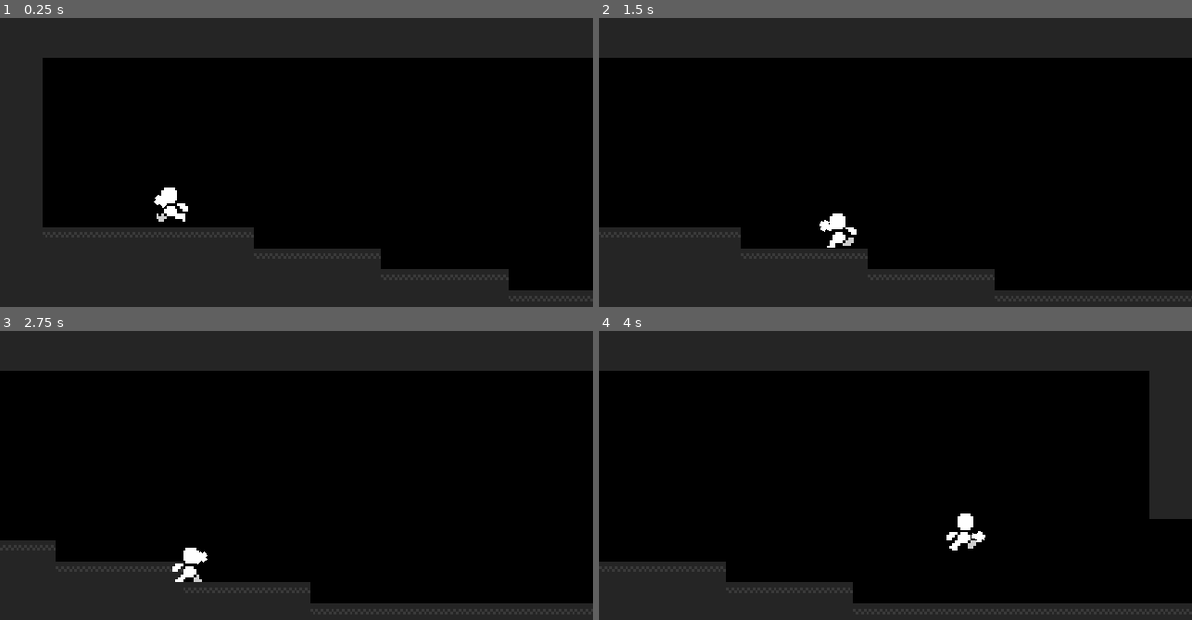
Above: before the commit, frames 1-4 (two rows, left to right).
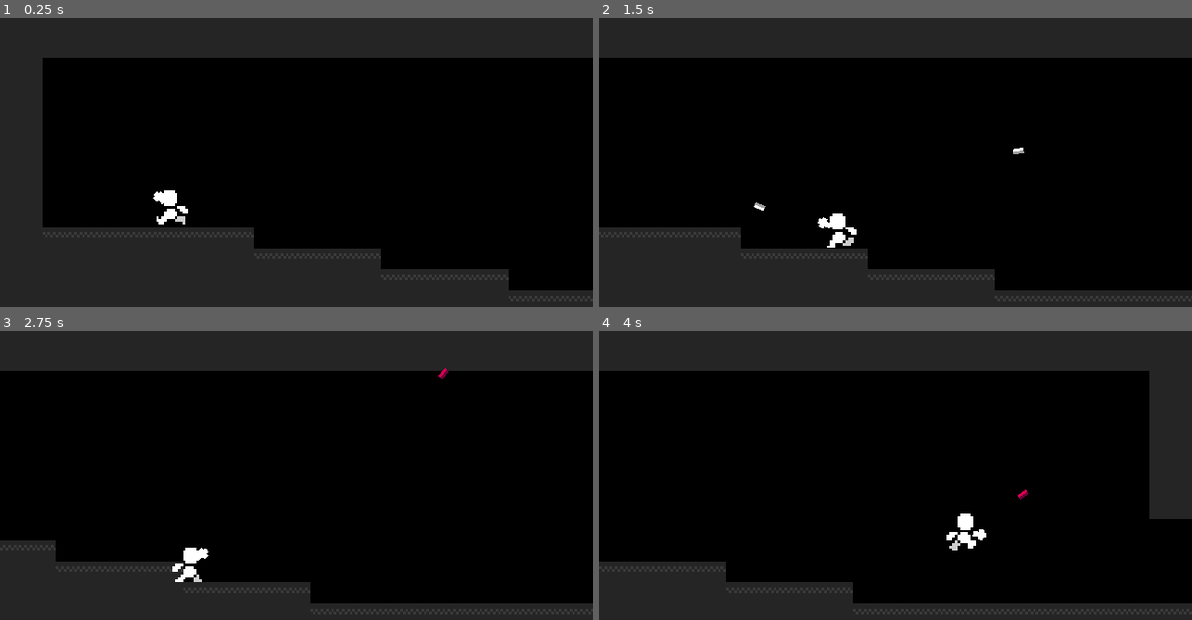
Above: after the commit, the same moments.

Repository: youssefevan/senior-project
Game: Godot game, scene res://scenes/world.tscn
The game is run twice, just before and just after one commit, with the same random seed, the same clock (stepped at 60 frames per second) and the same inputs.
Inputs (mouse positions are in pixels of both pictures, inside the frame that each line leads up to):
- Up to frame 1 (0.25 s): no input
- Up to frame 2 (1.5 s): move the mouse to (1025, 168) at 0.52 s; hold D (move_right) from 0.53 s (still down); click (1025, 168) at 0.6 s; tap W (jump) at 0.77 s; move the mouse to (776, 200) at 1.27 s; click (776, 200) at 1.35 s
- Up to frame 3 (2.75 s): tap W (jump) at 1.52 s; move the mouse to (355, 423) at 2.02 s; release D (move_right) at 2.03 s; hold A (move_left) from 2.03 s (still down); click (355, 423) at 2.1 s
- Up to frame 4 (4 s): move the mouse to (865, 565) at 2.77 s; release A (move_left) at 2.78 s; hold D (move_right) from 2.78 s (still down); click (865, 565) at 2.85 s; tap W (jump) at 3.02, 3.77 s; move the mouse to (1073, 547) at 3.52 s; click (1073, 547) at 3.6 s

The runs differ from the first frame. In frame 1, 0.3% of the frame differs, in the area x 25-32%, y 58-72%; in frame 2, 0.1%; in frame 3, less than 0.1%; in frame 4, 0.2%.
Error in both runs: Invalid get index 'y' (on base: 'Nil'). (res://scripts/player.gd:76)

Commit message:
Added shooting default projectile
*Need to make more modular

Diff:
--- a/SeniorProjectGame/project.godot
+++ b/SeniorProjectGame/project.godot
@@ -10,7 +10,6 @@
 
 _global_script_classes=[  ]
 _global_script_class_icons={
-
 }
 
 [application]
@@ -103,6 +102,11 @@
 , Object(InputEventJoypadMotion,"resource_local_to_scene":false,"resource_name":"","device":0,"axis":0,"axis_value":-1.0,"script":null)
  ]
 }
+shoot={
+"deadzone": 0.5,
+"events": [ Object(InputEventMouseButton,"resource_local_to_scene":false,"resource_name":"","device":0,"alt":false,"shift":false,"control":false,"meta":false,"command":false,"button_mask":0,"position":Vector2( 0, 0 ),"global_position":Vector2( 0, 0 ),"factor":1.0,"button_index":1,"pressed":false,"doubleclick":false,"script":null)
+ ]
+}
 
 [layer_names]
 
--- a/SeniorProjectGame/scenes/blaster.tscn
+++ /dev/null
@@ -1,3 +0,0 @@
-[gd_scene format=2]
-
-[node name="blaster" type="Node2D"]
--- a/SeniorProjectGame/scenes/default-blaster.tscn
+++ b/SeniorProjectGame/scenes/default-blaster.tscn
@@ -1,8 +1,10 @@
-[gd_scene load_steps=2 format=2]
+[gd_scene load_steps=3 format=2]
 
 [ext_resource path="res://sprites/gun1.png" type="Texture" id=1]
+[ext_resource path="res://scripts/default-blaster.gd" type="Script" id=2]
 
 [node name="default-blaster" type="Node2D"]
+script = ExtResource( 2 )
 
 [node name="sprite" type="Sprite" parent="."]
 texture = ExtResource( 1 )
--- /dev/null
+++ b/SeniorProjectGame/scenes/default-projectile.tscn
@@ -0,0 +1,40 @@
+[gd_scene load_steps=5 format=2]
+
+[ext_resource path="res://sprites/ammo1.png" type="Texture" id=1]
+[ext_resource path="res://scripts/default-projectile.gd" type="Script" id=2]
+
+[sub_resource type="Animation" id=2]
+resource_name = "flash"
+length = 0.2
+tracks/0/type = "value"
+tracks/0/path = NodePath("Sprite:frame")
+tracks/0/interp = 1
+tracks/0/loop_wrap = true
+tracks/0/imported = false
+tracks/0/enabled = true
+tracks/0/keys = {
+"times": PoolRealArray( 0, 0.1 ),
+"transitions": PoolRealArray( 1, 1 ),
+"update": 1,
+"values": [ 0, 1 ]
+}
+
+[sub_resource type="CapsuleShape2D" id=1]
+radius = 2.0
+height = 2.0
+
+[node name="default-projectile" type="Area2D"]
+collision_layer = 4
+collision_mask = 14
+script = ExtResource( 2 )
+
+[node name="animator" type="AnimationPlayer" parent="."]
+anims/flash = SubResource( 2 )
+
+[node name="Sprite" type="Sprite" parent="."]
+texture = ExtResource( 1 )
+hframes = 2
+
+[node name="collider" type="CollisionShape2D" parent="."]
+rotation = 1.5708
+shape = SubResource( 1 )
--- a/SeniorProjectGame/scenes/ground-tiles.tscn
+++ b/SeniorProjectGame/scenes/ground-tiles.tscn
@@ -41,19 +41,19 @@
 1/navigation_offset = Vector2( 0, 0 )
 1/shape_offset = Vector2( 0, 0 )
 1/shape_transform = Transform2D( 1, 0, 0, 1, 0, 0 )
-1/shape = SubResource( 5 )
+1/shape = SubResource( 2 )
 1/shape_one_way = false
 1/shape_one_way_margin = 1.0
 1/shapes = [ {
 "autotile_coord": Vector2( 0, 0 ),
 "one_way": false,
 "one_way_margin": 1.0,
-"shape": SubResource( 5 ),
+"shape": SubResource( 2 ),
 "shape_transform": Transform2D( 1, 0, 0, 1, 0, 0 )
 } ]
 1/z_index = 0
 
 [node name="ground-tiles" type="TileMap"]
 tile_set = SubResource( 3 )
-cell_size = Vector2( 16, 16 )
+cell_size = Vector2( 8, 8 )
 format = 1
--- a/SeniorProjectGame/scenes/player.tscn
+++ b/SeniorProjectGame/scenes/player.tscn
@@ -4,7 +4,7 @@
 [ext_resource path="res://scripts/player.gd" type="Script" id=2]
 [ext_resource path="res://scripts/camera.gd" type="Script" id=3]
 [ext_resource path="res://scenes/default-blaster.tscn" type="PackedScene" id=4]
-[ext_resource path="res://scenes/blaster-position.gd" type="Script" id=5]
+[ext_resource path="res://scripts/blaster-position.gd" type="Script" id=5]
 
 [sub_resource type="Animation" id=1]
 resource_name = "fall"
@@ -19,12 +19,12 @@
 "times": PoolRealArray( 0 ),
 "transitions": PoolRealArray( 1 ),
 "update": 1,
-"values": [ 9 ]
+"values": [ 5 ]
 }
 
 [sub_resource type="Animation" id=2]
 resource_name = "idle"
-length = 0.8
+length = 1.2
 loop = true
 tracks/0/type = "value"
 tracks/0/path = NodePath("sprite:frame")
@@ -33,7 +33,7 @@
 tracks/0/imported = false
 tracks/0/enabled = true
 tracks/0/keys = {
-"times": PoolRealArray( 0, 0.2, 0.4, 0.6 ),
+"times": PoolRealArray( 0, 0.3, 0.6, 0.9 ),
 "transitions": PoolRealArray( 1, 1, 1, 1 ),
 "update": 1,
 "values": [ 0, 1, 2, 3 ]
@@ -52,7 +52,7 @@
 "times": PoolRealArray( 0 ),
 "transitions": PoolRealArray( 1 ),
 "update": 1,
-"values": [ 8 ]
+"values": [ 4 ]
 }
 
 [sub_resource type="Animation" id=4]
@@ -135,15 +135,15 @@
 [node name="sprite" type="Sprite" parent="."]
 position = Vector2( -2.38419e-07, -1 )
 texture = ExtResource( 1 )
+hframes = 8
 vframes = 2
-hframes = 8
 
 [node name="blaster-position" type="Position2D" parent="."]
-position = Vector2( 0, 1 )
 script = ExtResource( 5 )
 
 [node name="default-blaster" parent="blaster-position" instance=ExtResource( 4 )]
 position = Vector2( 5, 0 )
+
 [connection signal="grounded_update" from="." to="camera" method="_on_player_grounded_update"]
 [connection signal="large_y_limits" from="." to="camera" method="_on_player_large_y_limits"]
 [connection signal="area_entered" from="camera-room-detection" to="." method="_on_cameraroomdetection_area_entered"]
--- /dev/null
+++ b/SeniorProjectGame/scenes/test-scene.tscn
@@ -0,0 +1,17 @@
+[gd_scene load_steps=4 format=2]
+
+[ext_resource path="res://scenes/player.tscn" type="PackedScene" id=1]
+[ext_resource path="res://scenes/camera-room.tscn" type="PackedScene" id=2]
+[ext_resource path="res://scenes/ground-tiles.tscn" type="PackedScene" id=3]
+
+[node name="test-scene" type="Node2D"]
+
+[node name="ground-tiles" parent="." instance=ExtResource( 3 )]
+tile_data = PoolIntArray( 262136, 0, 0, 262137, 0, 0, 327671, 0, 0, 327672, 0, 0, 327673, 0, 0, 327674, 0, 0, 327675, 0, 0, 327676, 0, 0, 327677, 0, 0, 327678, 0, 0, 327679, 0, 0, 262144, 0, 0, 262145, 0, 0, 262146, 0, 0, 262147, 0, 0, 262148, 0, 0, 262149, 0, 0, 262150, 0, 0, 262151, 0, 0, 262152, 0, 0, 262153, 0, 0, 262154, 0, 0, 262155, 0, 0, 393205, 0, 0, 393206, 0, 0, 393207, 0, 0, 393208, 0, 0, 393209, 0, 0, 393210, 0, 0, 393211, 0, 0, 393212, 0, 0, 393213, 0, 0, 393214, 0, 0, 393215, 0, 0, 327680, 0, 0, 327681, 0, 0, 327682, 0, 0, 327683, 0, 0, 327684, 0, 0, 327685, 0, 0, 327686, 0, 0, 327687, 0, 0, 327688, 0, 0, 327689, 0, 0, 327690, 0, 0, 327691, 0, 0, 327692, 0, 0 )
+
+[node name="camera-room" parent="." instance=ExtResource( 2 )]
+position = Vector2( 156, 92 )
+scale = Vector2( 1000, 1000 )
+
+[node name="player" parent="." instance=ExtResource( 1 )]
+position = Vector2( -4, 0 )
--- a/SeniorProjectGame/scenes/world.tscn
+++ b/SeniorProjectGame/scenes/world.tscn
@@ -9,7 +9,6 @@
 
 [node name="ground-tiles" parent="." instance=ExtResource( 2 )]
 position = Vector2( -160, -64 )
-cell_size = Vector2( 8, 8 )
 collision_layer = 8
 collision_mask = 7
 tile_data = PoolIntArray( -1835016, 1, 0, -1835015, 1, 0, -1835014, 1, 0, -1835013, 1, 0, -1835012, 1, 0, -1835011, 1,  …(26687 unchanged characters)…
@@ -19,7 +18,6 @@
 collision_mask = 31
 
 [node name="rooms" type="Node2D" parent="."]
-visible = false
 
 [node name="camera-room" parent="rooms" instance=ExtResource( 3 )]
 position = Vector2( -160, -64 )
--- /dev/null
+++ b/SeniorProjectGame/scripts/default-blaster.gd
@@ -0,0 +1,16 @@
+extends Node2D
+
+export(PackedScene) var plProjectile = preload("res://scenes/default-projectile.tscn")
+
+var fire_rate;
+var ammo_type;
+
+func _process(delta):
+	if Input.is_action_just_pressed("shoot"):
+		shoot()
+
+func shoot():
+	var projectile = plProjectile.instance()
+	projectile.position = global_position
+	projectile.rotation = global_rotation
+	get_tree().get_root().call_deferred("add_child", projectile)
--- /dev/null
+++ b/SeniorProjectGame/scripts/default-projectile.gd
@@ -0,0 +1,9 @@
+extends Area2D
+
+var speed;
+
+func _process(delta):
+	speed = 150
+	var vel = Vector2(speed * delta, 0).rotated(rotation)
+	global_position += vel
+	$animator.play("flash")
--- a/SeniorProjectGame/scripts/player.gd
+++ b/SeniorProjectGame/scripts/player.gd
@@ -126,4 +126,4 @@
 		$animator.play("fall")
 	if motion.y < 0 && is_grounded != true:
 		$animator.play("jump")
-	print(is_grounded)
+	#print(is_grounded)
Not shown: 2 places in SeniorProjectGame/scenes/ground-tiles.tscn that only renumber resources
Renamed: SeniorProjectGame/scenes/blaster-position.gd -> SeniorProjectGame/scripts/blaster-position.gd
Binary file added: SeniorProjectGame/sprites/ammo1.png
Not shown, added: SeniorProjectGame/sprites/ammo1.png.import
Binary file changed: SeniorProjectGame/sprites/gun1.png
Binary file changed: SeniorProjectGame/sprites/ss_player.png
